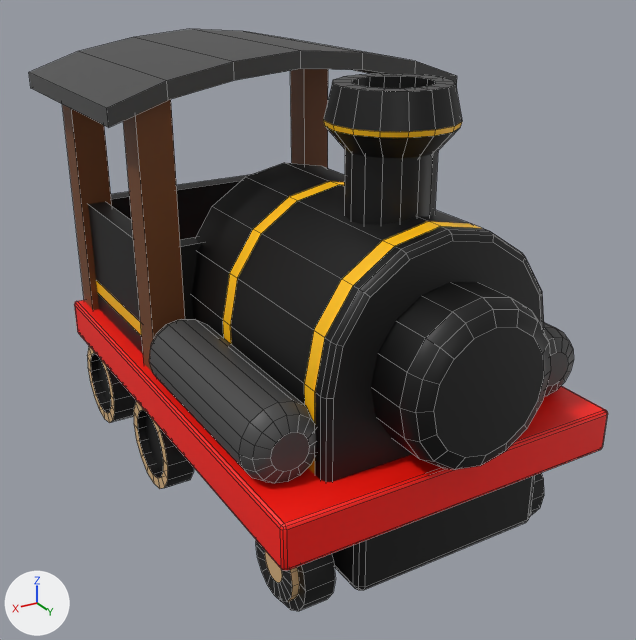
The FBX model Assets/000.Eeeeden/00-Fbxs/jin_test/truck/Train-Head.fbx, before and after one commit.
One viewpoint serves both versions: a camera (50 mm lens) standing at (0.932, 1.684, 1.177) and looking at (0.005, 0.14, 0.405). Lighting does not change. The marker at lower left points along +X, +Y and +Z. Mesh edges are drawn as thin lines. Where no turn or scale is listed for an object, it has been applied to the vertices.

The first picture shows 'Train-Head'.
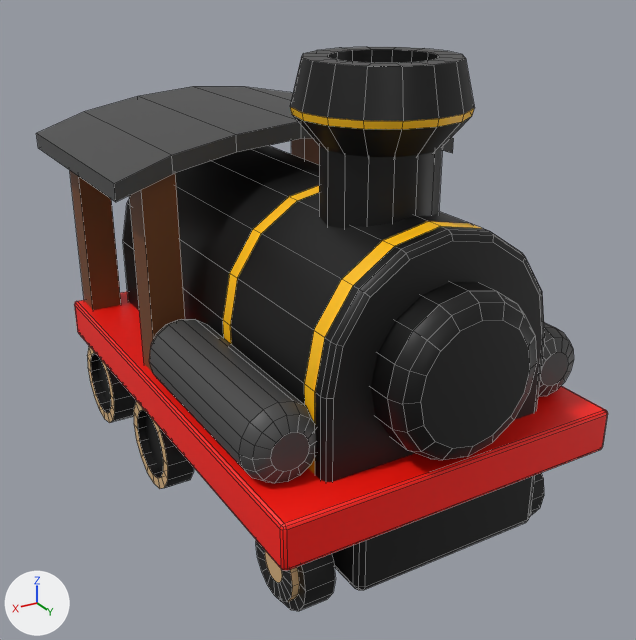
The newer file is also turned or shifted as a whole; pictures and numbers use the older file's frame.

Pixel boxes (x1, y1, x2, y2) of what changed, in the pictures (636 x 640 px; the box of a moved part takes in the faces that stretch with it):
'Train-Head', reshaped
    before: (29, 29, 608, 611)
    after: (36, 47, 608, 611)
part 1 of me_train_head, moved or reshaped
    before: (29, 29, 457, 128)
    after: (36, 87, 453, 202)
part 2 of me_train_head, moved or reshaped
    before: (344, 150, 438, 225)
    after: (319, 146, 442, 228)
part 3 of me_train_head, moved or reshaped
    before: (323, 73, 462, 158)
    after: (290, 47, 475, 157)
part 4 of me_train_head, deleted (black)
    before: (88, 174, 252, 354)
part 5 of me_train_head, moved or reshaped
    before: (62, 69, 386, 373)
    after: (70, 138, 319, 373)
part 6 of me_train_head, moved or reshaped
    before: (371, 282, 551, 470)
    after: (371, 282, 537, 460)

Patch to the scene script:
```diff
--- a/Assets/000.Eeeeden/00-Fbxs/jin_test/truck/Train-Head.fbx.py
+++ b/Assets/000.Eeeeden/00-Fbxs/jin_test/truck/Train-Head.fbx.py
@@ me_train_head @@
 # used by ob_train_head; location = (0.0, 0.0, 0.0)
-me_train_head.from_pydata(...)  # 1132 vertices, 857 faces; spans x -0.414..0.414, y -0.503..0.699, z 0.0..0.973
+me_train_head.from_pydata(...)  # 1108 vertices, 837 faces; spans x -0.414..0.414, y -0.503..0.664, z 0.0..0.991
+# me_train_head part 1: the loose piece of 28 vertices spanning x -0.414..0.414, y -0.503..0.062, z 0.857..0.973 is moved by (0.0, 0.0, -0.143)
+# me_train_head part 2: the loose piece of 32 vertices spanning x -0.085..0.085, y 0.303..0.473, z 0.59..0.911 is scaled about its middle by 1.34, then moved by (0.0, -0.034, -0.027)
+# me_train_head part 3: the loose piece of 96 vertices spanning x -0.125..0.125, y 0.264..0.513, z 0.66..0.95 is scaled about its middle by 1.34, then moved by (0.0, -0.034, -0.008)
+# me_train_head part 4: the loose piece of 24 vertices spanning x -0.336..0.336, y -0.463..0.021, z 0.262..0.587 is deleted
+# me_train_head part 5
+# 11 vertices are removed from x -0.252..0.252, y -0.013, z 0.288..0.727
+# 11 faces are deleted
+# 16 vertices in x -0.352..0.352, y -0.477..0.035, z 0.888..0.909 move by (0.0, 0.0, -0.143)
+# 11 new vertices lie (0.0, -0.594, 0.0) away from vertices in x -0.252..0.252, y 0.178, z 0.288..0.727
+# 11 new faces join them
+# me_train_head part 6
+# 48 vertices in x -0.162..0.162, y 0.66..0.699, z 0.313..0.636 move by (0.0, -0.035, 0.0)
 me_train_head.materials.append(mat_main)
```
